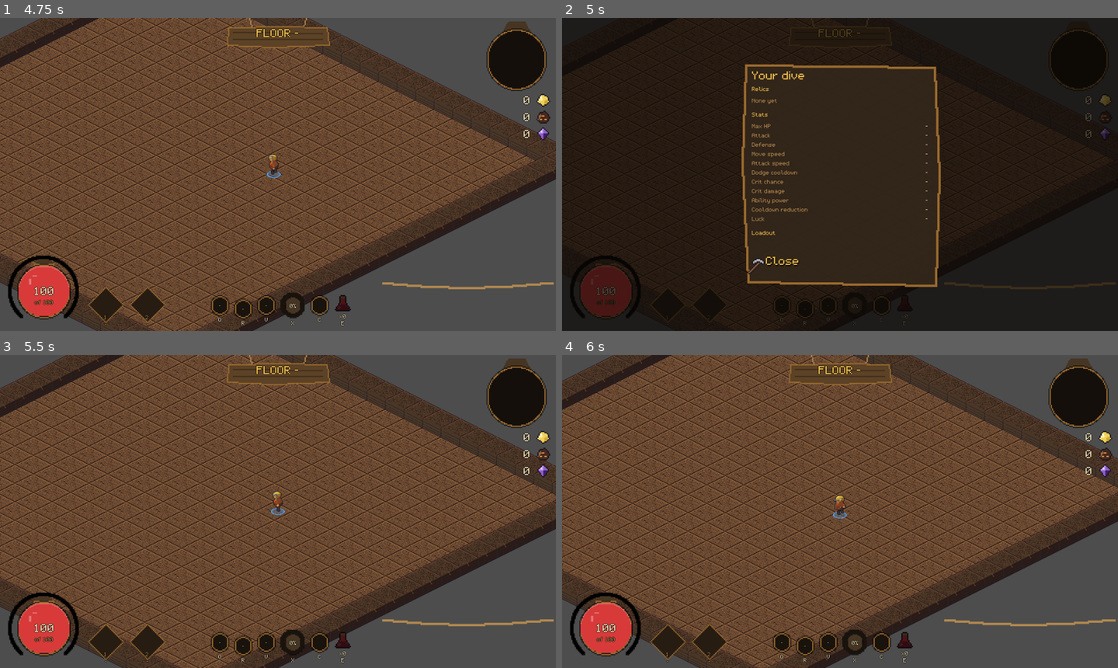
Above: before the commit, frames 1-4 (two rows, left to right).
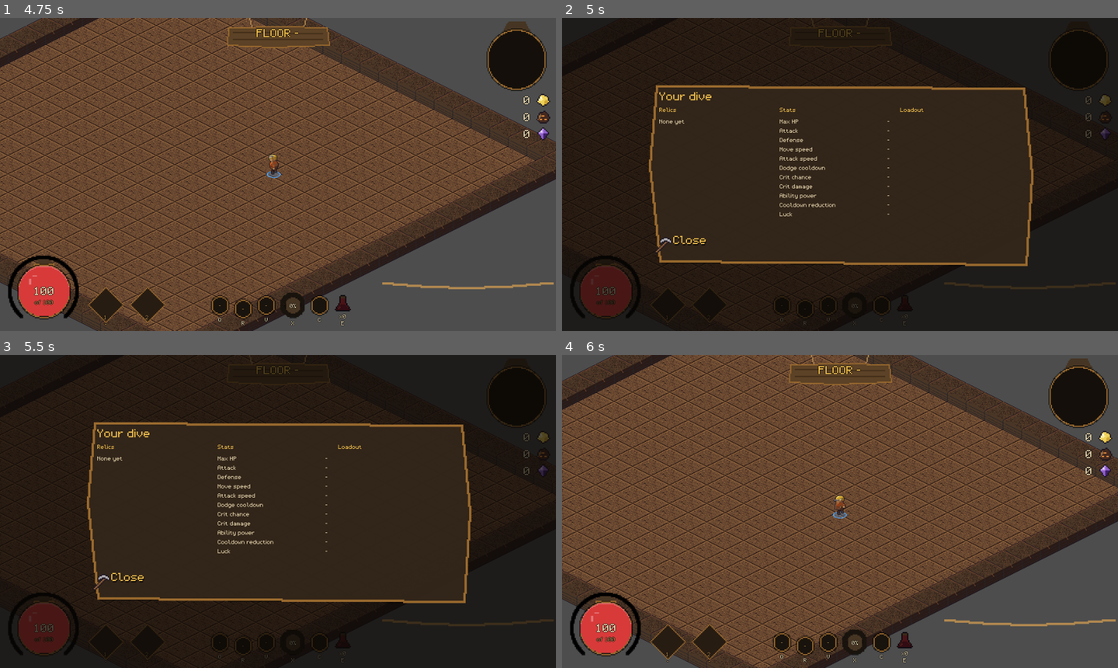
Above: after the commit, the same moments.

Repository: dsdocai-ops/terra-project
Game: Godot game, scene res://scenes/main/main.tscn
The game is run twice, just before and just after one commit, with the same random seed, the same clock (stepped at 60 frames per second) and the same inputs.
Inputs (mouse positions are in pixels of both pictures, inside the frame that each line leads up to):
- Up to frame 1 (4.75 s): click "Play Solo" at 0.5 s; tap Enter (ui_accept) at 1.25, 1.52, 2.75, 4.25, 4.52 s; move the mouse to (400, 158) at 1.27 s; hold D (move_right) 1.28-2 s; tap F (interact) at 1.35 s; click (400, 158) at 1.42 s; tap E (potion) at 1.55, 3.05, 4.55 s; drag from (166, 190) to (283, 174) at 2.02 s; move the mouse to (333, 105) at 2.77 s; hold D (move_right) 2.78-3.5 s; tap Q (ability_1) at 2.85 s; drag from (250, 237) to (283, 174) at 3.52 s; move the mouse to (444, 221) at 4.27 s; hold A (move_left) from 4.28 s (still down); tap V (ability_3) at 4.35 s
- Up to frame 2 (5 s): keep holding A (move_left); tap Tab (inventory) at 4.9 s
- Up to frame 3 (5.5 s): release A (move_left) at 5 s; drag from (244, 602) to (194, 433) at 5.02 s
- Up to frame 4 (6 s): tap Enter (ui_accept) at 5.75 s; move the mouse to (867, 511) at 5.77 s; hold S (move_down) from 5.78 s (still down); click (867, 511) at 5.85 s

Frame 1 is identical in both runs. In frame 2, 6.2% of the frame differs, in the area x 15-85%, y 14-86%; in frame 3, 90%, in the area x 0-100%, y 0-100%; in frame 4, nothing differs.

Commit message:
fix(ui-hud): layout pass on the week 5 screens
Inventory in three columns, Blacksmith list with prices in the carved menu,
two-cell rows no longer truncate values, town gets a camera and buildings draw
above the ground.

Co-Authored-By: Claude Sonnet 5.5 <noreply@anthropic.com>

Diff:
--- a/scenes/town/town.tscn
+++ b/scenes/town/town.tscn
@@ -9,10 +9,12 @@
 script = ExtResource("1_town")
 
 [node name="Floor" type="TileMapLayer" parent="."]
+z_index = -10
 tile_set = ExtResource("2_tiles")
 collision_enabled = false
 
 [node name="PitEdge" type="TileMapLayer" parent="."]
+z_index = -9
 tile_set = ExtResource("2_tiles")
 collision_enabled = false
 
@@ -65,3 +67,7 @@
 
 [node name="Entities" type="Node2D" parent="."]
 y_sort_enabled = true
+
+[node name="Camera" type="Camera2D" parent="."]
+process_callback = 0
+zoom = Vector2(0.6, 0.6)
--- a/scenes/ui/town_menus.gd
+++ b/scenes/ui/town_menus.gd
@@ -103,8 +103,9 @@
 	match screen:
 		Screen.BLACKSMITH:
 			panel.title = "Blacksmith"
-			panel.subtitle = _message
-			panel.sections = ScreenModels.blacksmith_sections(town.profile, _weapon_ids)
+			_weapon_ids = ScreenModels.blacksmith_order()
+			panel.subtitle = ScreenModels.blacksmith_subtitle(town.profile) if _message == "" else "%s   -   %s" % [ScreenModels.blacksmith_subtitle(town.profile), _message]
+			panel.sections = []
 			panel.buttons = ScreenModels.blacksmith_buttons(_weapon_ids, town.profile)
 		Screen.BUILD:
 			panel.title = ScreenModels.build_title(_build_id)
--- a/scenes/ui/widgets/inventory_screen.gd
+++ b/scenes/ui/widgets/inventory_screen.gd
@@ -5,7 +5,7 @@
 ## player's RunPlayerState and StatBlock and never writes either.
 ## The synergy progress, floor map and ability ranks join as their owners land.
 
-const PANEL_WIDTH: float = 340.0
+const PANEL_WIDTH: float = 660.0
 
 var panel: ScreenPanel = null
 
@@ -22,6 +22,7 @@
 	panel = ScreenPanel.new()
 	panel.name = "Panel"
 	panel.title = "Your dive"
+	panel.columns = 3
 	panel.chosen.connect(_on_chosen)
 	add_child(panel)
 
--- a/scenes/ui/widgets/screen_panel.gd
+++ b/scenes/ui/widgets/screen_panel.gd
@@ -32,7 +32,7 @@
 
 	## Convenience for the common two-cell row.
 	func pair(label: String, value: String, tint: Color = UiPalette.PARCHMENT) -> Section:
-		return add(PackedStringArray([label, value]), PackedColorArray([UiPalette.ROPE, tint]))
+		return add(PackedStringArray([label, value]), PackedColorArray([UiPalette.PARCHMENT, tint]))
 
 
 var title: String = "":
@@ -52,6 +52,12 @@
 		buttons = value
 		_relayout()
 
+## Sections laid side by side: section i sits in column i % columns.
+var columns: int = 1:
+	set(value):
+		columns = maxi(value, 1)
+		_relayout()
+
 var menu: CarvedMenu = null
 
 
@@ -65,10 +71,16 @@
 
 ## Height the sections need, so a screen can size its slab to its content.
 func content_height() -> float:
-	var total: float = TITLE_HEIGHT + (14.0 if subtitle != "" else 0.0)
-	for section: Section in sections:
-		total += (HEADING_HEIGHT if section.heading != "" else 0.0) + ROW_HEIGHT * float(section.rows.size()) + 6.0
-	return total
+	var heights: Array[float] = []
+	for column: int in columns:
+		heights.append(0.0)
+	for index: int in sections.size():
+		heights[index % columns] += _section_height(sections[index])
+	return TITLE_HEIGHT + (14.0 if subtitle != "" else 0.0) + (heights.max() if not heights.is_empty() else 0.0)
+
+
+func _section_height(section: Section) -> float:
+	return (HEADING_HEIGHT if section.heading != "" else 0.0) + ROW_HEIGHT * float(section.rows.size()) + 6.0
 
 
 func grab_menu_focus() -> void:
@@ -102,28 +114,38 @@
 	UiPalette.outline_polygon(self, slab, UiPalette.BRONZE, 2)
 	var font: Font = get_theme_default_font()
 	draw_string(font, Vector2(PADDING, 26), title, HORIZONTAL_ALIGNMENT_LEFT, w - PADDING * 2.0, 16, UiPalette.GOLD)
-	var y: float = TITLE_HEIGHT
+	var top: float = TITLE_HEIGHT
 	if subtitle != "":
-		draw_string(font, Vector2(PADDING, y + 4), subtitle, HORIZONTAL_ALIGNMENT_LEFT, w - PADDING * 2.0, FONT_SIZE, UiPalette.ROPE)
-		y += 14.0
-	for section: Section in sections:
+		draw_string(font, Vector2(PADDING, top + 4), subtitle, HORIZONTAL_ALIGNMENT_LEFT, w - PADDING * 2.0, FONT_SIZE, UiPalette.ROPE)
+		top += 14.0
+	var column_width: float = (w - PADDING * 2.0) / float(columns)
+	var cursors: Array[float] = []
+	for column: int in columns:
+		cursors.append(top)
+	for index: int in sections.size():
+		var column: int = index % columns
+		var x0: float = PADDING + column_width * float(column)
+		var section: Section = sections[index]
+		var y: float = cursors[column]
 		if section.heading != "":
-			draw_string(font, Vector2(PADDING, y + 12), section.heading, HORIZONTAL_ALIGNMENT_LEFT, -1, 8, UiPalette.GOLD)
+			draw_string(font, Vector2(x0, y + 12), section.heading, HORIZONTAL_ALIGNMENT_LEFT, -1, 8, UiPalette.GOLD)
 			y += HEADING_HEIGHT
 		for row_index: int in section.rows.size():
-			_draw_row(font, section, row_index, y + 10.0, w)
+			_draw_row(font, section, row_index, y + 10.0, x0, column_width - (PADDING if columns > 1 else 0.0))
 			y += ROW_HEIGHT
-		y += 6.0
+		cursors[column] = y + 6.0
 
 
-func _draw_row(font: Font, section: Section, row_index: int, baseline: float, width: float) -> void:
+func _draw_row(font: Font, section: Section, row_index: int, baseline: float, x0: float, width: float) -> void:
 	var cells: PackedStringArray = section.rows[row_index]
 	var tints: PackedColorArray = section.colors[row_index]
+	# A two-cell row gives its value the rest of the line; a table uses fixed columns.
+	var value_width: float = width * 0.55 if cells.size() == 2 else COLUMN_WIDTH
 	for cell_index: int in cells.size():
 		var tint: Color = tints[cell_index] if cell_index < tints.size() else UiPalette.PARCHMENT
 		if cell_index == 0:
-			draw_string(font, Vector2(PADDING, baseline), cells[0], HORIZONTAL_ALIGNMENT_LEFT, width * 0.5, FONT_SIZE, tint)
+			draw_string(font, Vector2(x0, baseline), cells[0], HORIZONTAL_ALIGNMENT_LEFT, -1, FONT_SIZE, tint)
 		else:
 			var from_right: int = cells.size() - cell_index
-			var right_edge: float = width - PADDING - COLUMN_WIDTH * float(from_right - 1)
-			draw_string(font, Vector2(right_edge - COLUMN_WIDTH, baseline), cells[cell_index], HORIZONTAL_ALIGNMENT_RIGHT, COLUMN_WIDTH, FONT_SIZE, tint)
+			var right_edge: float = x0 + width - value_width * float(from_right - 1)
+			draw_string(font, Vector2(right_edge - value_width, baseline), cells[cell_index], HORIZONTAL_ALIGNMENT_RIGHT, value_width, FONT_SIZE, tint)
--- a/scripts/ui/screen_models.gd
+++ b/scripts/ui/screen_models.gd
@@ -181,28 +181,34 @@
 # --- town ---------------------------------------------------------------------
 
 
-## One row per weapon the Blacksmith sells, in stock order: its price, and
-## whether this player owns it or can afford it. `ids` is filled in the same
-## order, so a menu choice maps back to a weapon.
-static func blacksmith_sections(profile: PlayerProfile, ids: Array[StringName]) -> Array[ScreenPanel.Section]:
-	var section: ScreenPanel.Section = ScreenPanel.Section.new("Gold %d" % profile.gold_banked)
-	ids.clear()
+## The Blacksmith's weapons, cheapest first (ties by name). A menu choice maps
+## back to a weapon through this order.
+static func blacksmith_order() -> Array[StringName]:
 	var stock: Array[StringName] = Blacksmith.stock()
-	stock.sort_custom(func(a: StringName, b: StringName) -> bool: return int(Blacksmith.PRICES[a]) < int(Blacksmith.PRICES[b]) or (Blacksmith.PRICES[a] == Blacksmith.PRICES[b] and String(a) < String(b)))
-	for weapon_id: StringName in stock:
-		ids.append(weapon_id)
-		var owned: bool = profile.weapons_unlocked.has(String(weapon_id))
-		var price: int = int(Blacksmith.PRICES[weapon_id])
-		var note: String = "owned" if owned else ("%d" % price if profile.gold_banked >= price else "%d - too dear" % price)
-		var tint: Color = UiPalette.DOWNED_GREY if owned else (UiPalette.GOLD if profile.gold_banked >= price else UiPalette.HP_RED)
-		section.add(PackedStringArray([pretty(weapon_id), note]), PackedColorArray([UiPalette.DOWNED_GREY if owned else UiPalette.PARCHMENT, tint]))
-	return [section]
-
-
+	stock.sort_custom(func(a: StringName, b: StringName) -> bool:
+		if Blacksmith.PRICES[a] != Blacksmith.PRICES[b]:
+			return int(Blacksmith.PRICES[a]) < int(Blacksmith.PRICES[b])
+		return String(a) < String(b))
+	return stock
+
+
+static func blacksmith_subtitle(profile: PlayerProfile) -> String:
+	return "Gold %d" % profile.gold_banked
+
+
+## One carved line per weapon with its price: "Sledgehammer  150", or in
+## brackets when it cannot be bought now (owned, or too dear), then Close.
 static func blacksmith_buttons(ids: Array[StringName], profile: PlayerProfile) -> Array[String]:
 	var labels: Array[String] = []
 	for weapon_id: StringName in ids:
-		labels.append("Buy %s" % pretty(weapon_id) if Blacksmith.refusal_for(profile, weapon_id) == Blacksmith.REFUSAL_NONE else "(%s)" % pretty(weapon_id))
+		var name: String = pretty(weapon_id)
+		var price: int = int(Blacksmith.PRICES[weapon_id])
+		if profile.weapons_unlocked.has(String(weapon_id)):
+			labels.append("(%s  owned)" % name)
+		elif Blacksmith.refusal_for(profile, weapon_id) == Blacksmith.REFUSAL_NONE:
+			labels.append("%s  %d" % [name, price])
+		else:
+			labels.append("(%s  %d)" % [name, price])
 	labels.append("Close")
 	return labels
 
--- a/tests/unit/test_screens.gd
+++ b/tests/unit/test_screens.gd
@@ -228,13 +228,16 @@
 	var profile: PlayerProfile = PlayerProfile.defaults()
 	profile.town["blacksmith"] = 1
 	profile.gold_banked = 160
-	var ids: Array[StringName] = []
-	var section: ScreenPanel.Section = ScreenModels.blacksmith_sections(profile, ids)[0]
-	assert_eq(section.heading, "Gold 160")
+	var ids: Array[StringName] = ScreenModels.blacksmith_order()
+	assert_eq(ScreenModels.blacksmith_subtitle(profile), "Gold 160")
 	assert_eq(ids.size(), Blacksmith.stock().size())
 	assert_eq(int(Blacksmith.PRICES[ids[0]]), 150, "cheapest first")
-	assert_eq(_cells(section, ids.find(&"greataxe"))[1], "250 - too dear")
-	assert_eq(_cells(section, ids.find(&"shortbow"))[1], "150")
+	var labels: Array[String] = ScreenModels.blacksmith_buttons(ids, profile)
+	assert_eq(labels[ids.find(&"greataxe")], "(Greataxe  250)", "too dear is bracketed")
+	assert_eq(labels[ids.find(&"shortbow")], "Shortbow  150")
+	assert_eq(labels[labels.size() - 1], "Close")
+	profile.weapons_unlocked.append("shortbow")
+	assert_eq(ScreenModels.blacksmith_buttons(ids, profile)[ids.find(&"shortbow")], "(Shortbow  owned)")
 
 
 func test_buying_a_weapon_through_the_menu_spends_gold() -> void:
@@ -248,7 +251,7 @@
 	_town.menus.panel.chosen.emit(index)
 	assert_eq(profile.gold_banked, 250)
 	assert_true(profile.weapons_unlocked.has("sledgehammer"))
-	assert_eq(_town.menus.panel.subtitle, "Bought Sledgehammer")
+	assert_true(_town.menus.panel.subtitle.ends_with("Bought Sledgehammer"))
 
 
 func test_a_poor_blacksmith_visit_says_so() -> void:
@@ -257,7 +260,7 @@
 	_town = _make_town(profile)
 	_town.menus.open_blacksmith()
 	_town.menus.panel.chosen.emit(0)
-	assert_eq(_town.menus.panel.subtitle, "Not enough gold")
+	assert_true(_town.menus.panel.subtitle.ends_with("Not enough gold"))
 
 
 func test_the_build_prompt_shows_cost_and_shortfall() -> void:
